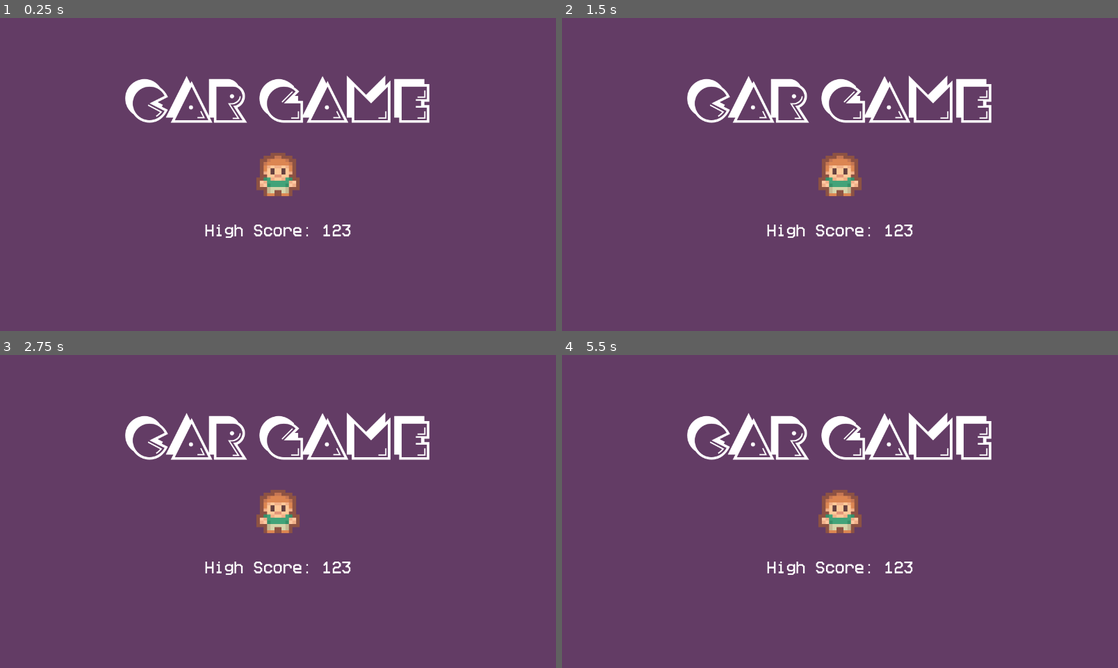
Above: before the commit, frames 1-4 (two rows, left to right).
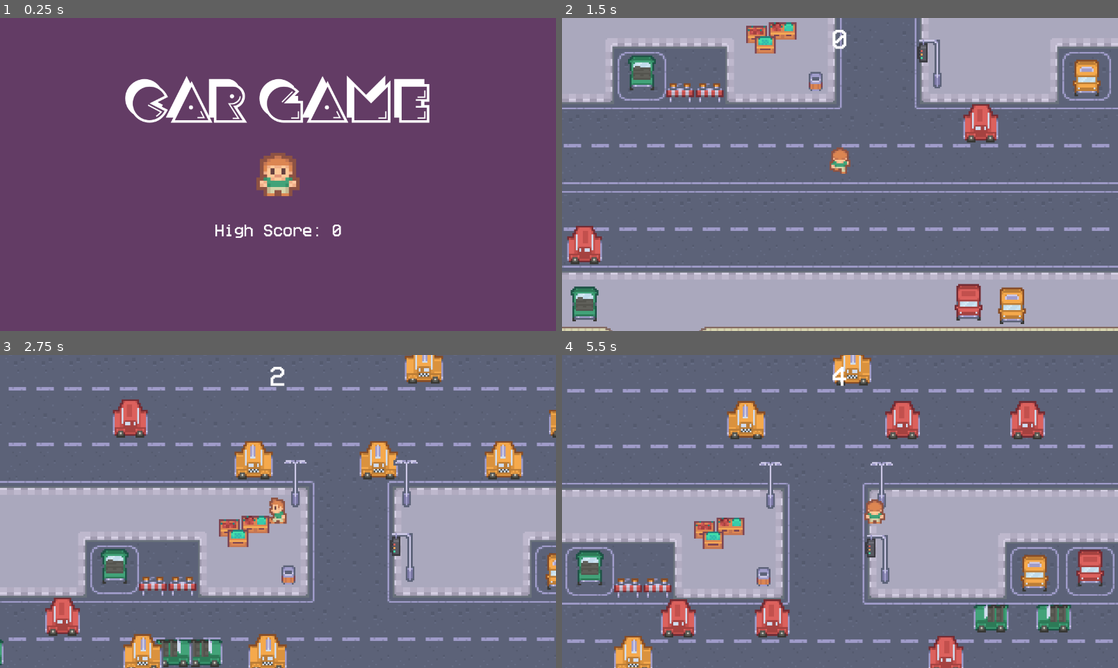
Above: after the commit, the same moments.

Repository: LubCore12/Frogger-Game
Game: Godot game, scene res://scenes/title.tscn
Same seed, same stepped clock (60 frames per second), same inputs: the game is played once before the commit and once after it. This scene is started directly instead of the project's main scene.
Inputs:
- Up to frame 1 (0.25 s): no input
- Up to frame 2 (1.5 s): tap Enter at 0.5 s; hold Up (up) from 0.53 s (still down); tap Space (confirm) at 0.6, 1.35 s
- Up to frame 3 (2.75 s): release Up (up) at 2.03 s; hold Left (left) from 2.03 s (still down); tap Space (confirm) at 2.1 s
- Up to frame 4 (5.5 s): tap Space (confirm) every 0.75 s from 2.85 to 5.1 s; release Left (left) at 3.53 s; hold Down (down) 3.53-4.28 s; hold Right (right) 4.28-5.03 s; hold Up (up) from 5.03 s (still down)

The runs differ from the first frame. In frame 1, 0.4% of the frame differs, in the area x 36-64%, y 66-71%; in frame 2, 100%, in the area x 0-100%, y 0-100%; in frame 3, 100%; in frame 4, 100%.

Commit message:
Endscreen and sounds added. Game finished

Diff:
--- a/project.godot
+++ b/project.godot
@@ -18,6 +18,10 @@
 run/main_scene="uid://d3oway7blfdh"
 config/features=PackedStringArray("4.6", "Forward Plus")
 config/icon="res://icon.svg"
+
+[autoload]
+
+Global="*uid://cv0t1n0e7k0ls"
 
 [display]
 
--- a/scenes/car.tscn
+++ b/scenes/car.tscn
@@ -2,6 +2,7 @@
 
 [ext_resource type="Texture2D" uid="uid://ded8huv3lr1a7" path="res://graphics/cars/yellow.png" id="1_c35m8"]
 [ext_resource type="Script" uid="uid://c3rjivaf6yaia" path="res://scenes/code/car.gd" id="1_qt2eu"]
+[ext_resource type="AudioStream" uid="uid://b72b6pqe72w3n" path="res://audio/car.mp3" id="3_50v30"]
 
 [sub_resource type="RectangleShape2D" id="RectangleShape2D_qt2eu"]
 size = Vector2(20, 11)
@@ -20,4 +21,11 @@
 
 [node name="VisibleOnScreenNotifier2D" type="VisibleOnScreenNotifier2D" parent="." unique_id=245386955]
 
+[node name="AudioStreamPlayer2D" type="AudioStreamPlayer2D" parent="." unique_id=1712194408]
+stream = ExtResource("3_50v30")
+volume_db = -25.0
+autoplay = true
+max_distance = 100.0
+parameters/looping = true
+
 [connection signal="screen_exited" from="VisibleOnScreenNotifier2D" to="." method="_on_visible_on_screen_notifier_2d_screen_exited"]
--- a/scenes/code/game.gd
+++ b/scenes/code/game.gd
@@ -1,10 +1,17 @@
 extends Node2D
 
 var car_scene := preload("res://scenes/car.tscn")
+var counter := 0
 
 
-func _on_finish_area_body_entered(body: Node2D) -> void:
-	print(body)
+func _on_finish_area_body_entered(_body: Node2D) -> void:
+	call_deferred("change_scene")
+	if counter > Global.score:
+		Global.score = counter
+
+
+func change_scene():
+	get_tree().change_scene_to_file("res://scenes/title.tscn")
 
 
 func _on_car_timer_timeout() -> void:
@@ -17,5 +24,10 @@
 	car.connect("body_entered", go_to_title)
 
 
-func go_to_title(body: Node2D):
-	print(body)
+func go_to_title(_body: Node2D):
+	call_deferred("change_scene")
+
+
+func _on_label_timer_timeout() -> void:
+	counter += 1
+	$CanvasLayer/Label.text = str(counter)
--- /dev/null
+++ b/scenes/code/global.gd
@@ -0,0 +1,4 @@
+extends Node
+
+
+var score := 0
--- a/scenes/code/layer.gd
+++ /dev/null
@@ -1,8 +0,0 @@
-extends CanvasLayer
-
-var counter = 1
-
-
-func _on_label_timer_timeout() -> void:
-	$Label.text = str(counter)
-	counter += 1
--- a/scenes/code/player.gd
+++ b/scenes/code/player.gd
@@ -2,7 +2,7 @@
 
 var direction := Vector2.ZERO
 var speed := 150
-var is_standing = true
+var is_standing := true
 
 
 func _physics_process(_delta: float) -> void:
@@ -11,9 +11,6 @@
 	velocity = direction * speed
 	animation()
 	move_and_slide()
-
-	if Input.is_action_just_pressed("confirm"):
-		print("Something")
 
 func animation():
 	if direction:
--- /dev/null
+++ b/scenes/code/title.gd
@@ -0,0 +1,10 @@
+extends Control
+
+
+func _ready() -> void:
+	$Score.text = 'High Score: ' + str(Global.score)
+
+
+func _process(_delta: float) -> void:
+	if Input.is_action_just_pressed("confirm"):
+		get_tree().change_scene_to_file("res://scenes/game.tscn")
--- a/scenes/game.tscn
+++ b/scenes/game.tscn
@@ -23,7 +23,6 @@
 [ext_resource type="Texture2D" uid="uid://b3jchn0artiyt" path="res://graphics/objects/line.png" id="20_qnb83"]
 [ext_resource type="Texture2D" uid="uid://cfe22lwgaf1k2" path="res://graphics/objects/traffic.png" id="21_sww3w"]
 [ext_resource type="FontFile" uid="uid://hqpa84d2dqvp" path="res://fonts/Better VCR 9.0.1.ttf" id="23_bt5mj"]
-[ext_resource type="Script" uid="uid://ryvtqu7rkxe0" path="res://scenes/code/layer.gd" id="23_e1j6l"]
 
 [sub_resource type="RectangleShape2D" id="RectangleShape2D_lnu2h"]
 size = Vector2(1, 640)
@@ -69,6 +68,11 @@
 
 [sub_resource type="RectangleShape2D" id="RectangleShape2D_v2yb1"]
 size = Vector2(6, 9)
+
+[sub_resource type="GDScript" id="GDScript_bt5mj"]
+script/source = "extends CanvasLayer
+
+"
 
 [node name="Game" type="Node2D" unique_id=1347981326]
 script = ExtResource("1_lbhrr")
@@ -646,7 +650,7 @@
 position = Vector2(-203, -119)
 
 [node name="CanvasLayer" type="CanvasLayer" parent="." unique_id=1920817703]
-script = ExtResource("23_e1j6l")
+script = SubResource("GDScript_bt5mj")
 
 [node name="Label" type="Label" parent="CanvasLayer" unique_id=501588082]
 anchors_preset = -1
@@ -663,4 +667,4 @@
 
 [connection signal="body_entered" from="Borders/FinishArea" to="." method="_on_finish_area_body_entered"]
 [connection signal="timeout" from="Timer/CarTimer" to="." method="_on_car_timer_timeout"]
-[connection signal="timeout" from="Timer/LabelTimer" to="CanvasLayer" method="_on_label_timer_timeout"]
+[connection signal="timeout" from="Timer/LabelTimer" to="." method="_on_label_timer_timeout"]
--- /dev/null
+++ b/scenes/global.tscn
@@ -0,0 +1,13 @@
+[gd_scene format=3 uid="uid://cv0t1n0e7k0ls"]
+
+[ext_resource type="Script" uid="uid://nxoksw5btxvv" path="res://scenes/code/global.gd" id="1_4pk28"]
+[ext_resource type="AudioStream" uid="uid://d05385du5fc0j" path="res://audio/S31-City on Speed.ogg" id="2_nmxvb"]
+
+[node name="Global" type="Node" unique_id=644965817]
+script = ExtResource("1_4pk28")
+
+[node name="AudioStreamPlayer" type="AudioStreamPlayer" parent="." unique_id=1734236944]
+stream = ExtResource("2_nmxvb")
+volume_db = -25.0
+autoplay = true
+parameters/looping = true
--- a/scenes/title.tscn
+++ b/scenes/title.tscn
@@ -1,6 +1,7 @@
 [gd_scene format=3 uid="uid://bg46h5x2n6eev"]
 
 [ext_resource type="FontFile" uid="uid://dr201ov4c76pb" path="res://fonts/Crackman.otf" id="1_4ignj"]
+[ext_resource type="Script" uid="uid://bgio7l4frav73" path="res://scenes/code/title.gd" id="1_pyl7j"]
 [ext_resource type="Texture2D" uid="uid://bkgrir378horu" path="res://graphics/player/player_simple.png" id="2_p6dhs"]
 [ext_resource type="FontFile" uid="uid://hqpa84d2dqvp" path="res://fonts/Better VCR 9.0.1.ttf" id="3_pyl7j"]
 
@@ -11,6 +12,7 @@
 anchor_bottom = 1.0
 grow_horizontal = 2
 grow_vertical = 2
+script = ExtResource("1_pyl7j")
 
 [node name="BG" type="ColorRect" parent="." unique_id=952404067]
 layout_mode = 1
@@ -69,3 +71,4 @@
 theme_override_fonts/font = ExtResource("3_pyl7j")
 theme_override_font_sizes/font_size = 30
 text = "High Score: 123"
+horizontal_alignment = 1
Not shown, added: scenes/code/global.gd.uid
Not shown, removed: scenes/code/layer.gd.uid
Not shown, added: scenes/code/title.gd.uid
